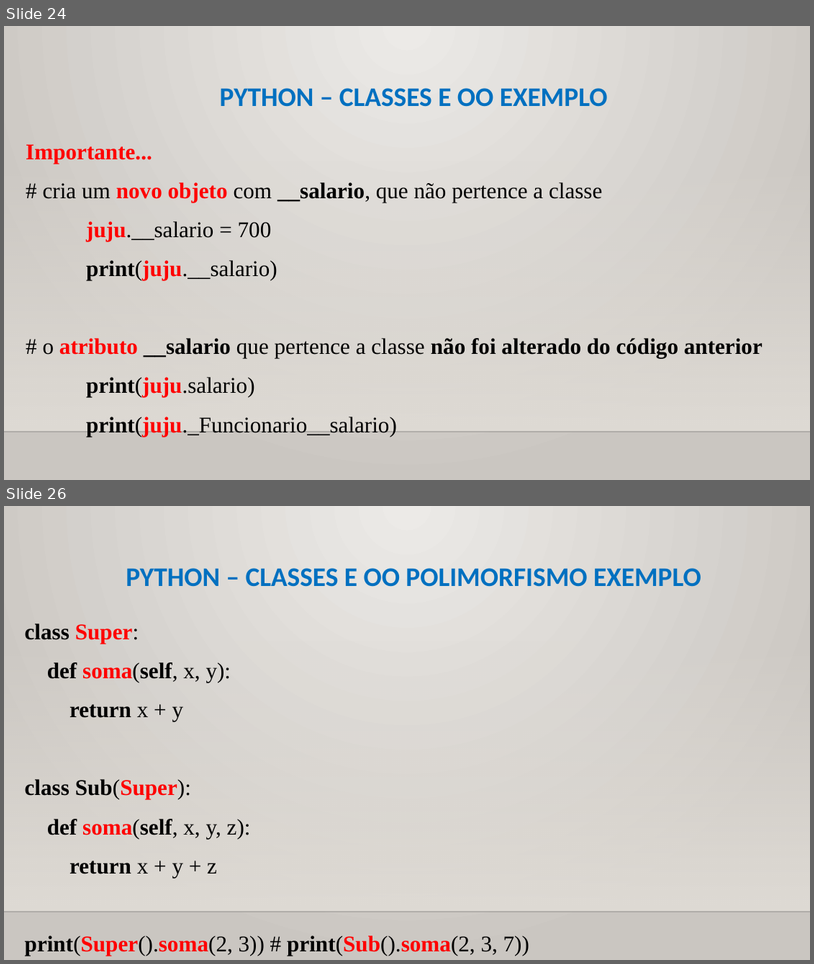
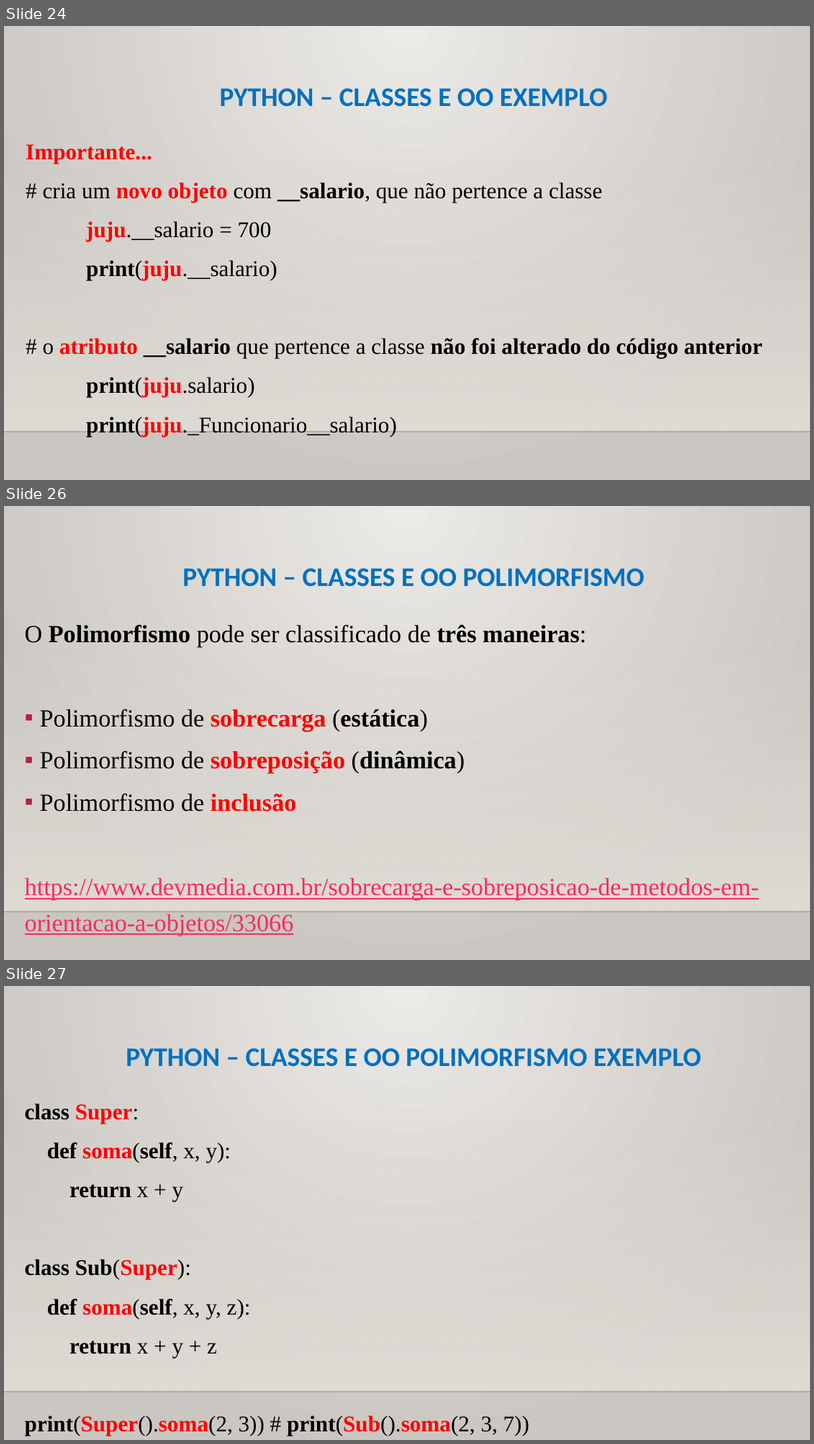
Before and after one commit to CloudEducationBrazil/WydenPythonParadigmas, a slide deck: 01 Classes/Aula 11 Programação Python - Classes - Orientação a Objetos.pptx. Shown one above the other, each under a label of ours: slides 24 and 26 before the commit, slides 24, 26 and 27 after it; the slides between them are not shown. The pictures are 814x964 and 814x1444 pixels, drawn with LibreOffice and Linux fonts; fonts in the diff are those of the drawing; background and template pictures are left out. Boxes give left, top, right and bottom in pixels: in the first picture for what was removed or moved away, otherwise in the second. Text is boxed around its words. In the diff, an @@ line names an element or a change of style, - is before the commit and + after.

```diff
--- a/01 Classes/Aula 11 Programação Python - Classes - Orientação a Objetos.pptx
+++ b/01 Classes/Aula 11 Programação Python - Classes - Orientação a Objetos.pptx
@@ slide 26 added at [4,506,810,960], background picture (left out); not listed: 2 template elements that a slide beside it also shows @@
@@ title added at [183,568,645,587], 24 pt, text #0070C0, bold @@
+PYTHON – CLASSES E OO POLIMORFISMO
@@ text added at [25,625,759,936], 22 pt, text #000000 @@
+O Polimorfismo pode ser classificado de três maneiras:
+▪ Polimorfismo de sobrecarga (estática)
+▪ Polimorfismo de sobreposição (dinâmica)
+▪ Polimorfismo de inclusão
+https://www.devmedia.com.br/sobrecarga-e-sobreposicao-de-metodos-em-orientacao-a-objetos/33066
@@ what was slide 26 is now slide 27 @@
```
Also in this commit, not shown: 2 slides changed.
